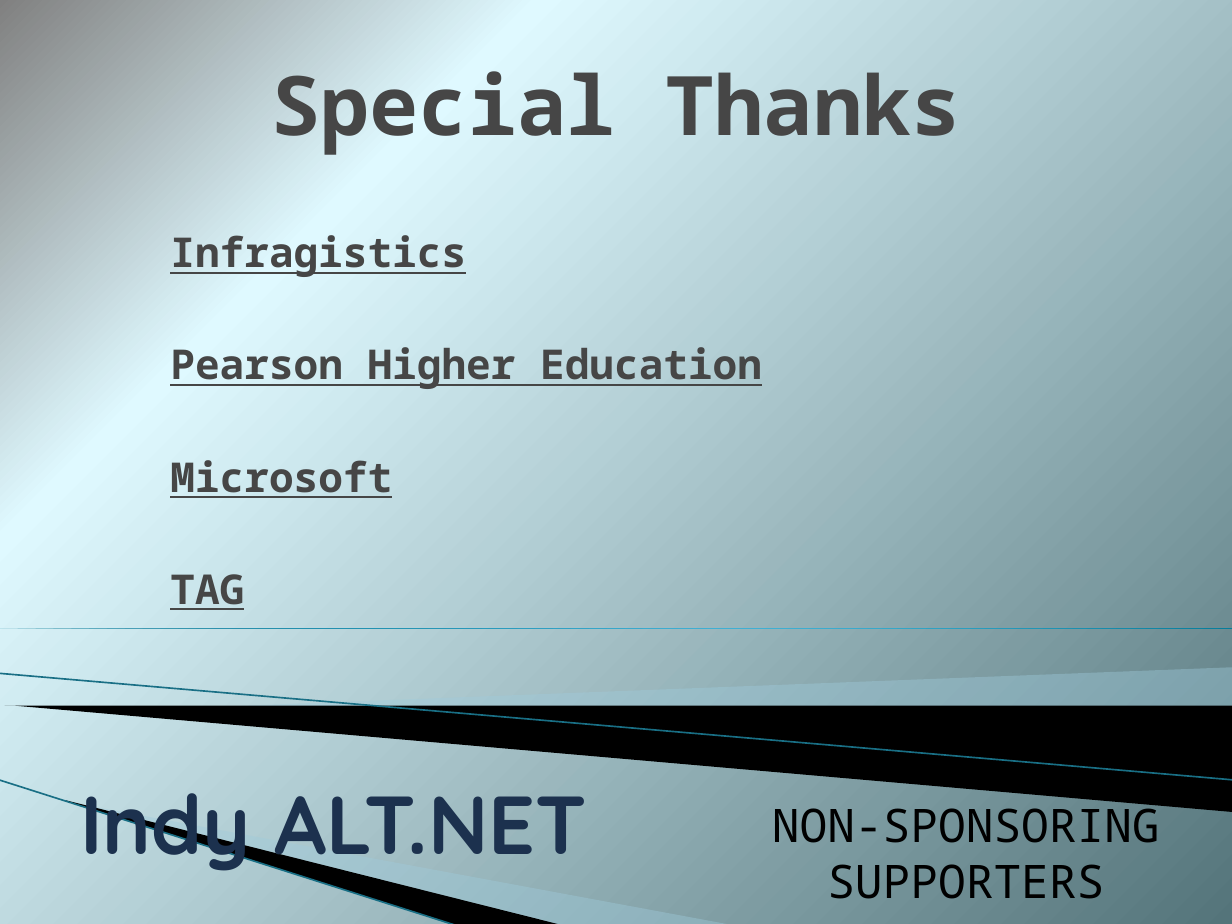
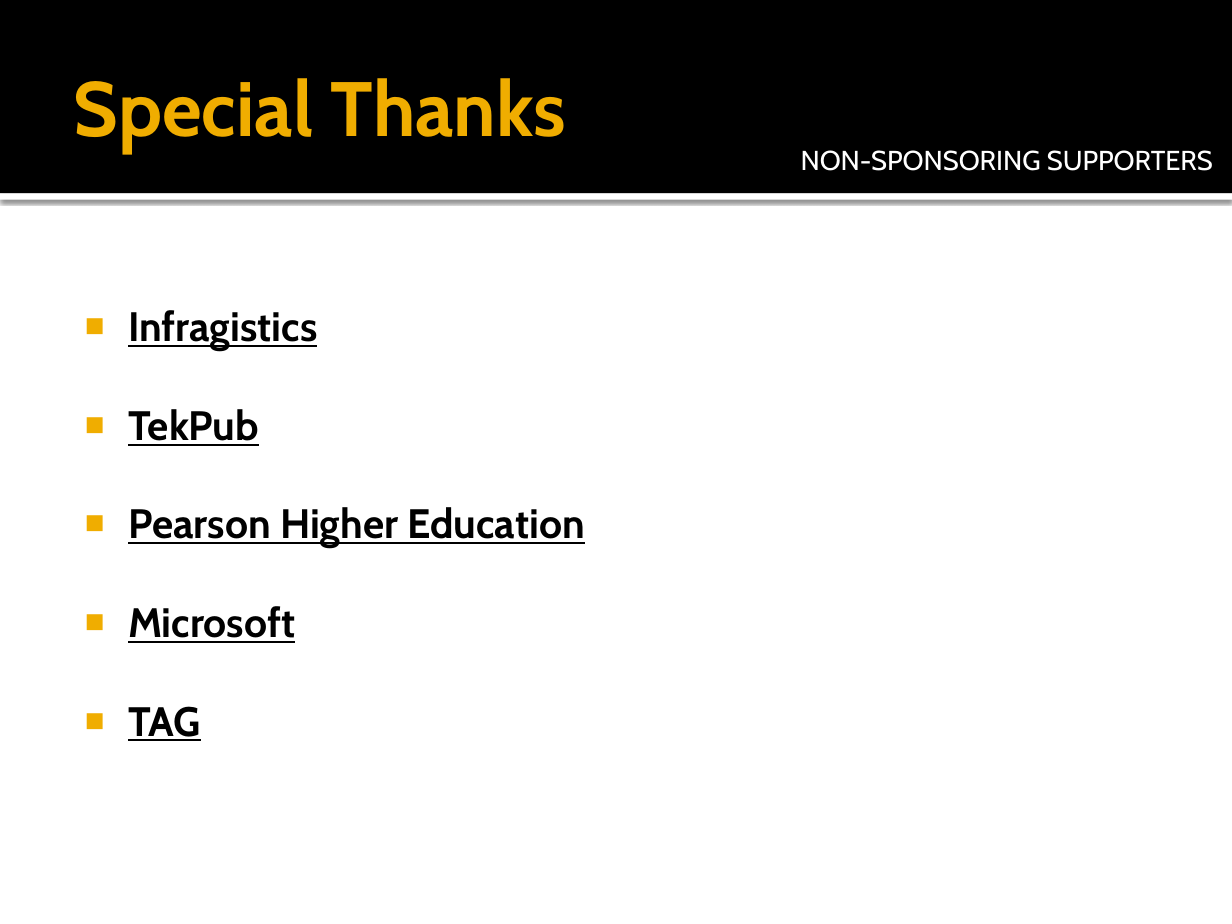
Before and after one commit to indyaltnet/meeting-stuff, a slide deck: slide 5 of Introduction.pptx. Drawn at 1232x924 pixels with LibreOffice and Linux fonts; fonts in the diff are those of the drawing; background and template pictures are left out. Boxes give left, top, right and bottom in pixels: in the first picture for what was removed or moved away, otherwise in the second. Text is boxed around its words. In the diff, an @@ line names an element or a change of style, - is before the commit and + after.

```diff
--- a/Introduction.pptx
+++ b/Introduction.pptx
@@ background gradient #808080 to #E0F9FF to #54747B to #FFFFFF @@
@@ rectangle added at <box>0,0,1232,193</box>, fill #000000 @@
@@ title "Special Thanks": place and size @@
-title "Special Thanks" at <box>271,71,961,155</box>
+title "Special Thanks" at <box>74,78,567,153</box>
@@ title "Special Thanks" at <box>74,78,567,153</box>: size 48 to 45 pt, font Noto Sans Mono to Cabin, text colour #464646 to #F0AD00; alignment centre to left @@
@@ text "NON-SPONSORING SUPPORTERS": place and size @@
-text "NON-SPONSORING SUPPORTERS" at <box>772,799,1160,899</box>
+text "NON-SPONSORING SUPPORTERS" at <box>801,150,1213,171</box>
@@ text "NON-SPONSORING SUPPORTERS" at <box>801,150,1213,171</box>: size 27 to 16 pt, font Noto Sans Mono to Cabin, text colour #000000 to #FFFFFF @@
@@ rectangle added at <box>0,193,1232,200</box>, fill #FFFFFF @@
@@ text "Infragistics": place and size @@
-text "Infragistics" at <box>170,235,762,610</box>
+text "Infragistics" at <box>128,310,585,741</box>
@@ text at <box>128,310,585,741</box>: font Noto Sans Mono to Cabin, text colour #464646 to #000000 in "Infragistics", "Pearson Higher Education", "Microsoft", "TAG"; bullet none to ■; less space between paragraphs @@
@@ text at <box>128,409,259,446</box>: paragraph added @@
+■ TekPub
@@ right triangle removed at <box>0,628,1232,628</box> @@
@@ line removed from (0, 674) to (1232, 780) @@
@@ freeform shape removed at <box>228,668,1232,733</box> @@
@@ freeform shape removed at <box>5,706,1232,812</box> @@
@@ line removed from (0, 780) to (457, 924) @@
@@ freeform shape removed at <box>65,800,563,924</box> @@
@@ freeform shape removed at <box>68,801,733,924</box> @@
@@ title removed at <box>80,793,587,875</box> @@
-Indy ALT.NET
```
Also in this commit, not shown: 7 other slides changed, 2 slides added, 2 slides removed, 1 other file.
